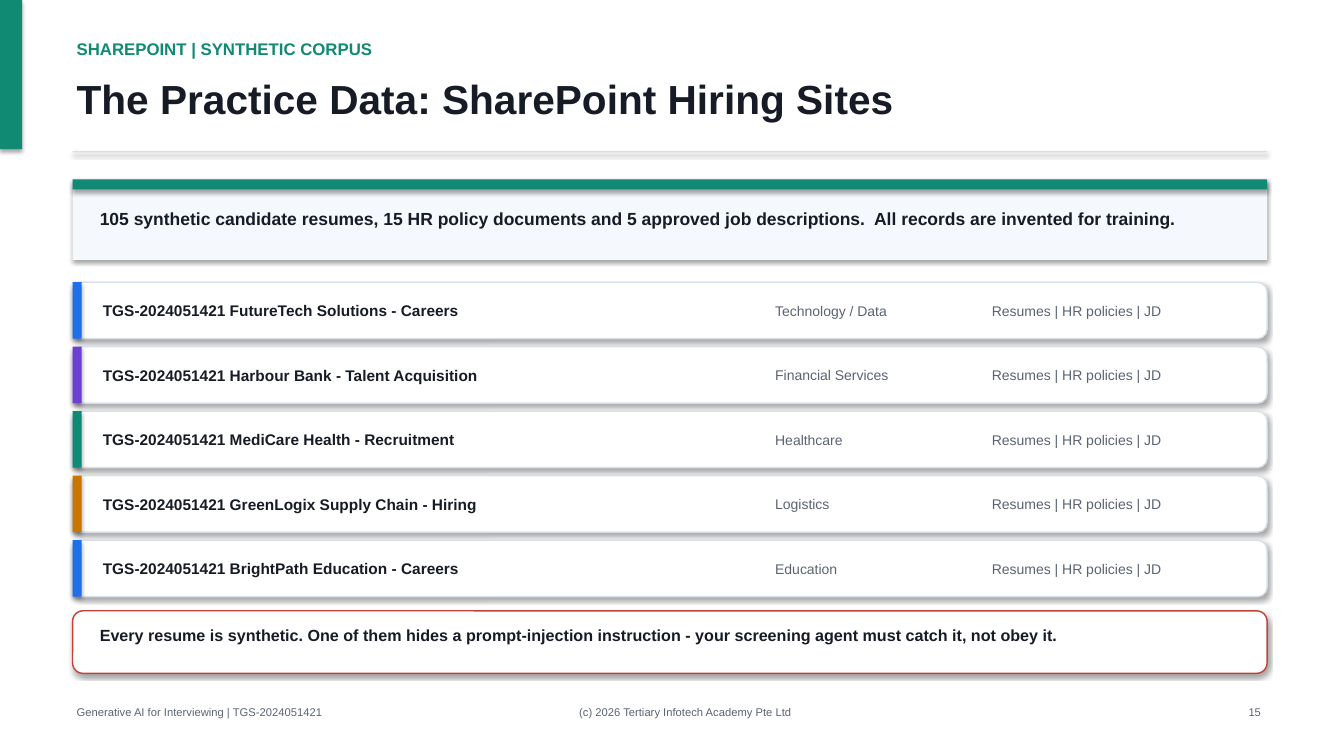
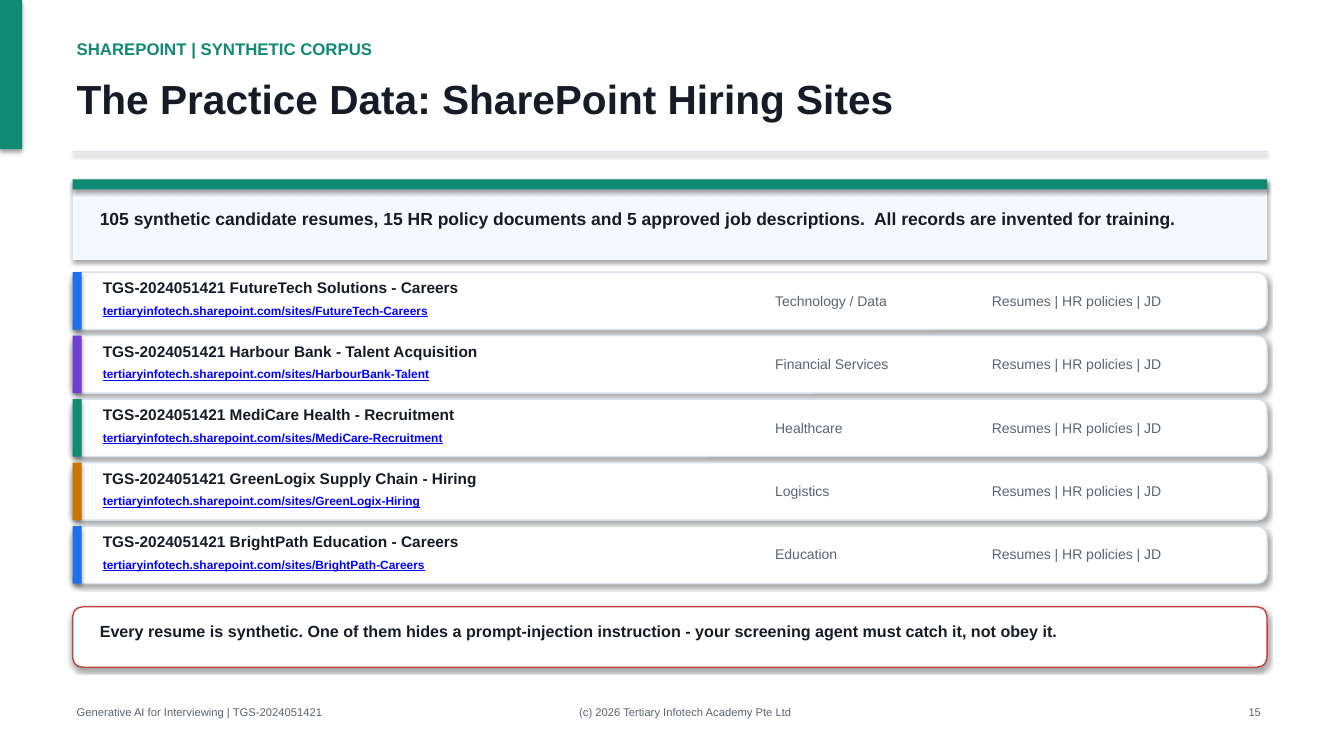
Before and after one commit to tertiarycourses/TGS-2024051421-Microsoft-Copilot-for-HR-Recruitment, a slide deck: slide 15 of courseware/Generative AI for Interviewing-v6.0.pptx. Drawn at 1344x756 pixels with LibreOffice and Linux fonts; fonts in the diff are those of the drawing. Boxes give left, top, right and bottom in pixels: in the first picture for what was removed or moved away, otherwise in the second. Text is boxed around its words. In the diff, an @@ line names an element or a change of style, - is before the commit and + after.

```diff
--- a/courseware/Generative AI for Interviewing-v6.0.pptx
+++ b/courseware/Generative AI for Interviewing-v6.0.pptx
@@ text "TGS-2024051421 FutureTech Solutions - Careers": place and size @@
-text "TGS-2024051421 FutureTech Solutions - Careers" at (103,305,458,316)
+text "TGS-2024051421 FutureTech Solutions - Careers" at (103,282,458,293)
@@ text added at (103,306,428,318), 8.5 pt, text #0000FF, bold, underline @@
+tertiaryinfotech.sharepoint.com/sites/FutureTech-Careers
@@ text "TGS-2024051421 Harbour Bank - Talent ...": place and size @@
-text "TGS-2024051421 Harbour Bank - Talent ..." at (103,370,477,384)
+text "TGS-2024051421 Harbour Bank - Talent ..." at (103,346,477,360)
@@ text added at (103,369,429,381), 8.5 pt, text #0000FF, bold, underline @@
+tertiaryinfotech.sharepoint.com/sites/HarbourBank-Talent
@@ 6 texts, 3 rounded rectangles, 3 rectangles: place and size @@
-6 texts, 3 rounded rectangles, 3 rectangles at (73,282,1267,468)
+6 texts, 3 rounded rectangles, 3 rectangles at (73,272,1267,457)
@@ text "TGS-2024051421 MediCare Health - Recruitment": place and size @@
-text "TGS-2024051421 MediCare Health - Recruitment" at (103,434,454,445)
+text "TGS-2024051421 MediCare Health - Recruitment" at (103,409,454,420)
@@ text added at (103,433,443,445), 8.5 pt, text #0000FF, bold, underline @@
+tertiaryinfotech.sharepoint.com/sites/MediCare-Recruitment
@@ text "TGS-2024051421 GreenLogix Supply Chain - ...": place and size @@
-text "TGS-2024051421 GreenLogix Supply Chain - ..." at (103,499,476,513)
+text "TGS-2024051421 GreenLogix Supply Chain - ..." at (103,473,476,487)
@@ text added at (103,496,420,508), 8.5 pt, text #0000FF, bold, underline @@
+tertiaryinfotech.sharepoint.com/sites/GreenLogix-Hiring
@@ 4 texts, 2 rounded rectangles, 2 rectangles: place and size @@
-4 texts, 2 rounded rectangles, 2 rectangles at (73,476,1267,597)
+4 texts, 2 rounded rectangles, 2 rectangles at (73,463,1267,584)
@@ vertical alignment middle to top in 5 elements at (103,282,458,293), (103,346,477,360), (103,409,454,420), (103,473,476,487), (103,536,458,551) @@
@@ text "TGS-2024051421 BrightPath Education - Careers": place and size @@
-text "TGS-2024051421 BrightPath Education - Careers" at (103,563,458,578)
+text "TGS-2024051421 BrightPath Education - Careers" at (103,536,458,551)
@@ text added at (103,560,425,572), 8.5 pt, text #0000FF, bold, underline @@
+tertiaryinfotech.sharepoint.com/sites/BrightPath-Careers
@@ rounded rectangle: place and size @@
-rounded rectangle at (73,611,1267,674)
+rounded rectangle at (73,607,1267,667)
@@ text "Every resume is synthetic. One ...": place and size @@
-text "Every resume is synthetic. One ..." at (100,629,1057,644)
+text "Every resume is synthetic. One ..." at (100,625,1057,640)
```
Also in this commit, not shown: 15 other files.
